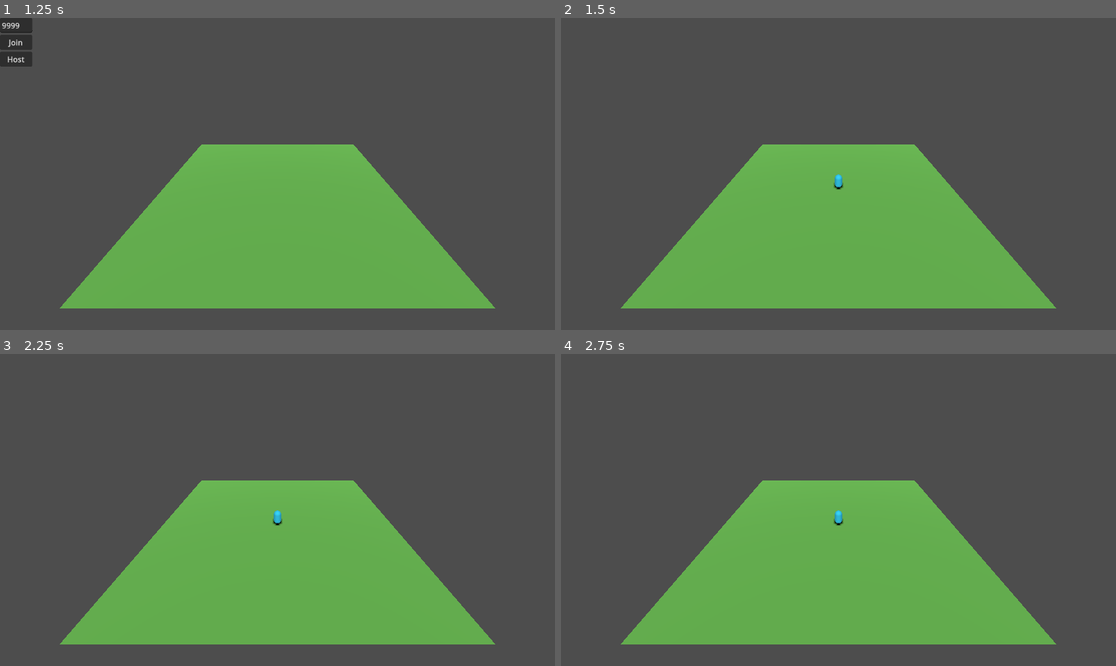
Above: before the commit, frames 1-4 (two rows, left to right).
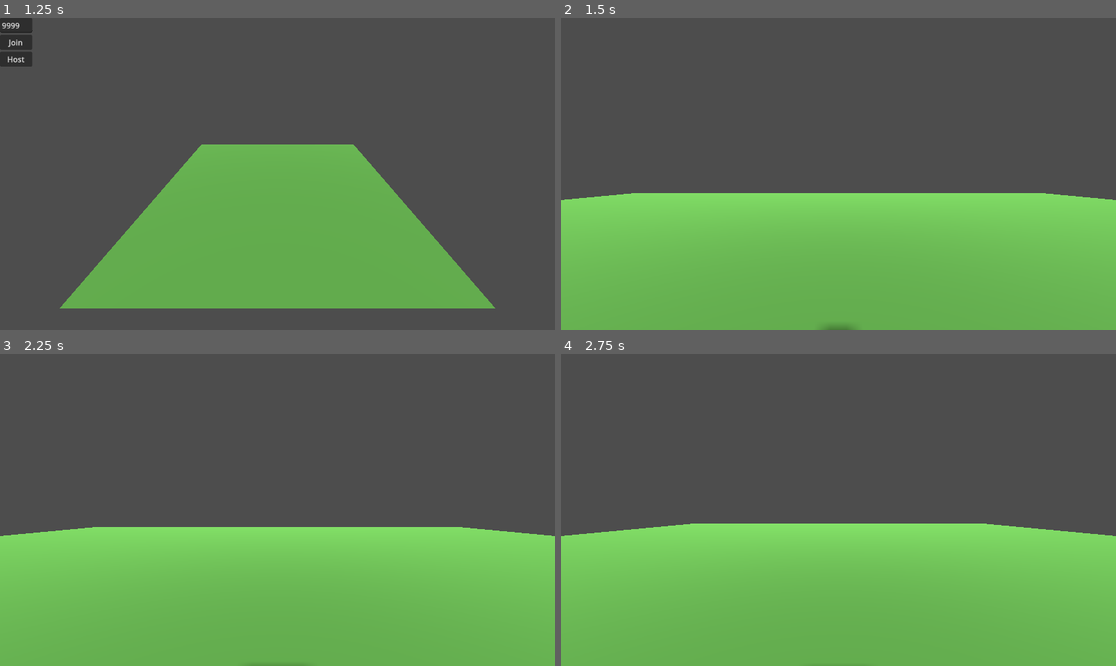
Above: after the commit, the same moments.

Repository: TheGodojo/Multiplayer-Nodes-Complete
Game: Godot game, scene res://main.tscn
Two runs of this game, one before a commit and one after it. Both use one fixed random seed, a clock stepped at 60 frames per second and the inputs below.
Inputs (mouse positions are in pixels of both pictures, inside the frame that each line leads up to):
- Up to frame 1 (1.25 s): tap Enter at 0.5 s; move the mouse to (399, 158) at 0.52 s; hold D from 0.53 s (still down)
- Up to frame 2 (1.5 s): release D at 1.25 s; click "Host" at 1.25 s
- Up to frame 3 (2.25 s): tap Space at 2 s; move the mouse to (166, 525) at 2.02 s; hold S from 2.03 s (still down)
- Up to frame 4 (2.75 s): keep holding S

Frame 1 is identical in both runs. In frame 2, 32% of the frame differs, in the area x 0-100%, y 40-100%; in frame 3, 32%; in frame 4, 32%.
Error before the commit: Parse Error: Function "deg2rad()" not found in base self. Did you mean to use "deg_to_rad()"? (res://player_character/player_character.gd:31)

Commit message:
Updated functions to work with Godot Beta 9
Godot beta 9 has some compatibility breaking changes. This change will make sure it works on Beta 9.

Diff:
--- a/player_character/player_character.gd
+++ b/player_character/player_character.gd
@@ -28,6 +28,6 @@
 		if event is InputEventKey and event.is_pressed() and event.keycode == KEY_ESCAPE:
 			Input.mouse_mode = Input.MOUSE_MODE_CAPTURED if Input.mouse_mode == Input.MOUSE_MODE_VISIBLE else Input.MOUSE_MODE_VISIBLE
 		if event is InputEventMouseMotion and Input.mouse_mode == Input.MOUSE_MODE_CAPTURED:
-			rotate_y(-deg2rad(event.relative.x) * mouse_sensitivity)
+			rotate_y(-deg_to_rad(event.relative.x) * mouse_sensitivity)
 			synchronizer.y_rotation = rotation.y
-			camera.rotate_x(-deg2rad(event.relative.y) * mouse_sensitivity)
+			camera.rotate_x(-deg_to_rad(event.relative.y) * mouse_sensitivity)
